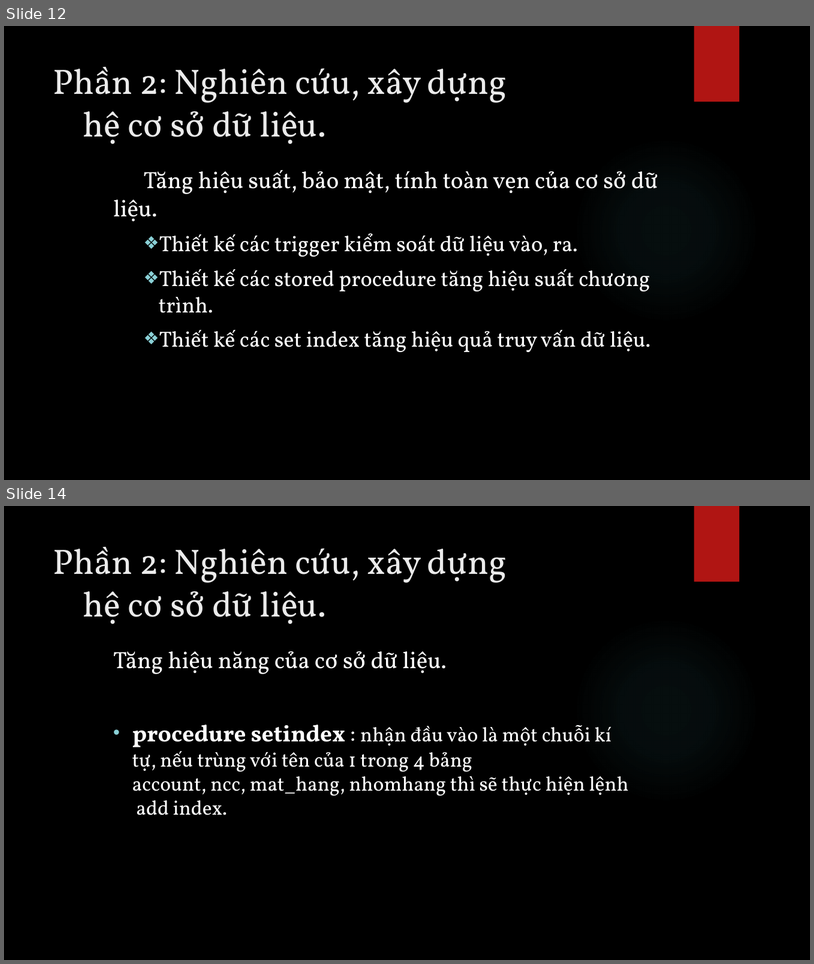
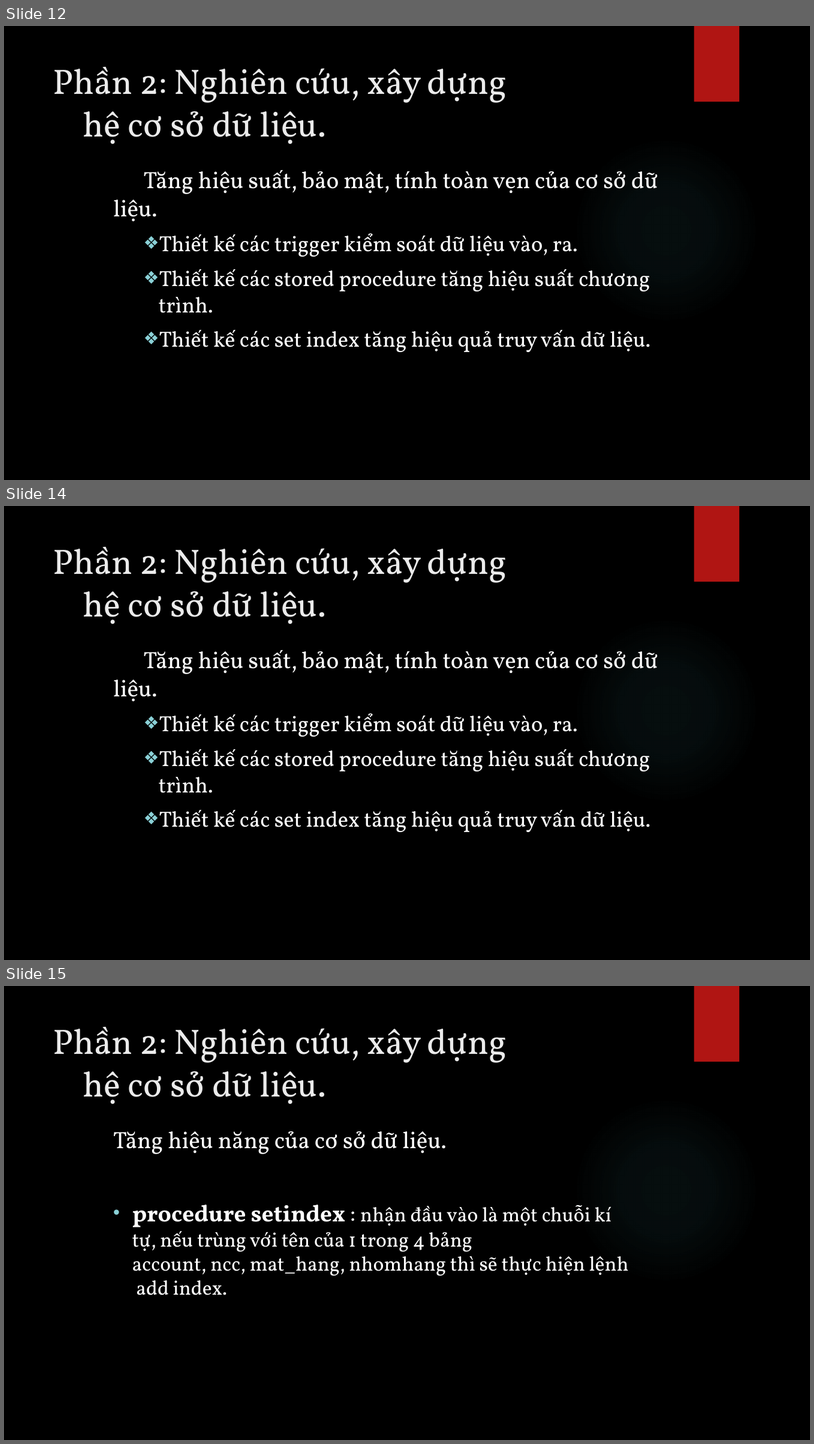
Before and after one commit to phucld95/StoreManage, a slide deck: Slide.pptx. Shown one above the other, each under a label of ours: slides 12 and 14 before the commit, slides 12, 14 and 15 after it; the slides between them are not shown. The pictures are 814x964 and 814x1444 pixels, drawn with LibreOffice and Linux fonts; fonts in the diff are those of the drawing; background and template pictures are left out. Boxes give left, top, right and bottom in pixels: in the first picture for what was removed or moved away, otherwise in the second. Text is boxed around its words. In the diff, an @@ line names an element or a change of style, - is before the commit and + after.

```diff
--- a/Slide.pptx
+++ b/Slide.pptx
@@ slide 14 added at [4, 506, 810, 960], background picture (left out); not listed: 2 template elements that a slide beside it also shows @@
@@ title added at [53, 547, 507, 624], 42 pt, text #EBEBEB @@
+Phần 2: Nghiên cứu, xây dựng
+hệ cơ sở dữ liệu.
@@ text added at [113, 650, 659, 832], 26 pt, text #FFFFFF @@
+  Tăng hiệu suất, bảo mật, tính toàn vẹn của cơ sở dữ liệu.
+    ❖ Thiết kế các trigger kiểm soát dữ liệu vào, ra.
+    ❖ Thiết kế các stored procedure tăng hiệu suất chương trình.
+    ❖ Thiết kế các set index tăng hiệu quả truy vấn dữ liệu.
@@ what was slide 14 is now slide 15 @@
```
Also in this commit, not shown: 1 slide changed, 1 other slide added.
